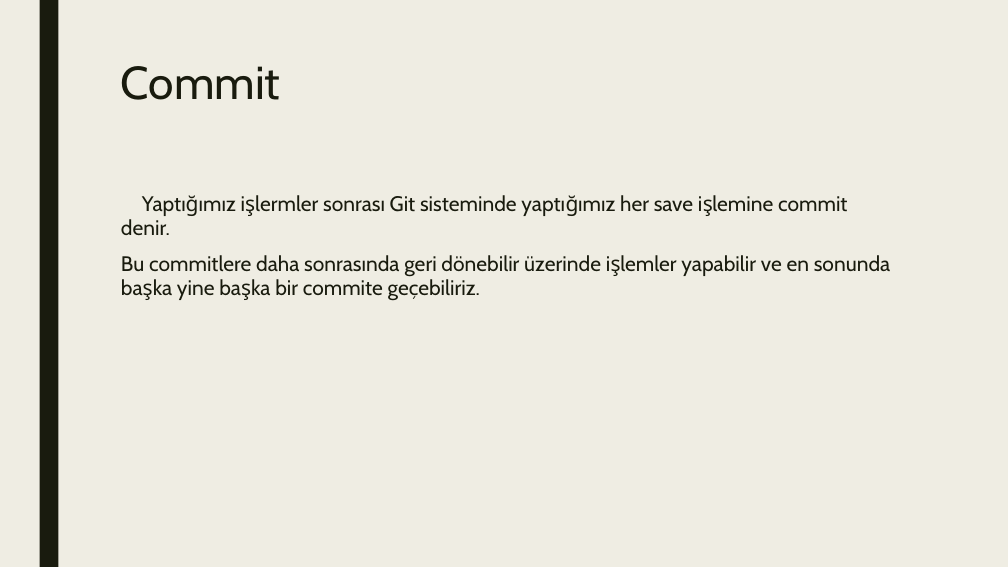
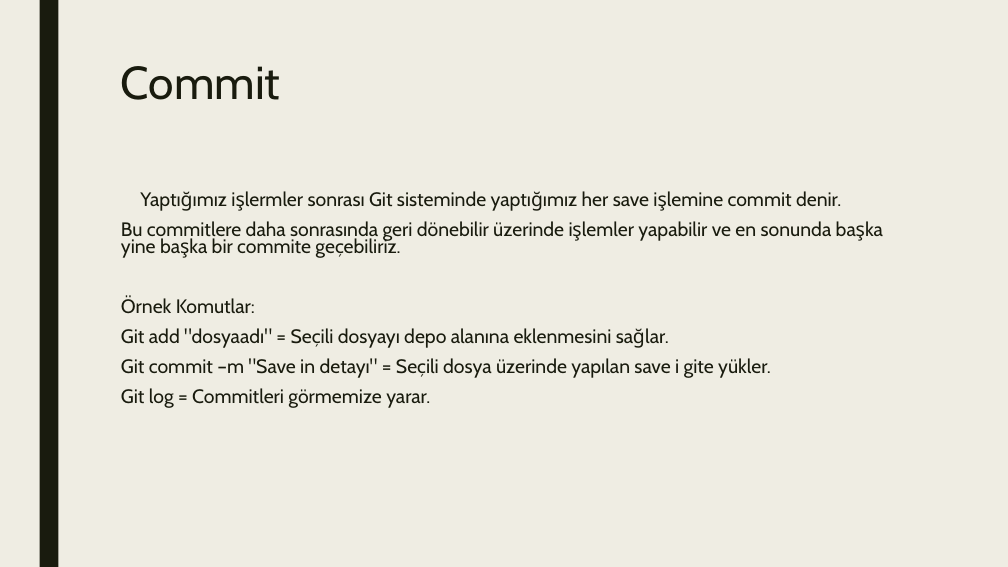
Before and after one commit to Berensr8/Git-Github, a slide deck: slide 3 of Gitsunum.pptx. Drawn at 1008x567 pixels with LibreOffice and Linux fonts; fonts in the diff are those of the drawing. Boxes give left, top, right and bottom in pixels: in the first picture for what was removed or moved away, otherwise in the second. Text is boxed around its words. In the diff, an @@ line names an element or a change of style, - is before the commit and + after.

Commit message:
Git temel ve Commit temel komutları eklendi

```diff
--- a/Gitsunum.pptx
+++ b/Gitsunum.pptx
@@ text at [121,191,841,258]: size 20 to 18.5 pt in "Yaptığımız işlermler sonrası Git sisteminde yaptığımız her ...", "Bu commitlere daha sonrasında geri dönebilir üzerinde ..."; line spacing 0.94 to 0.74 @@
@@ text at [121,297,771,408]: paragraphs added @@
+Örnek Komutlar:
+Git add "dosyaadı" = Seçili dosyayı depo alanına eklenmesini sağlar.
+Git commit –m "Save in detayı" = Seçili dosya üzerinde yapılan save i gite yükler.
+Git log = Commitleri görmemize yarar.
```
Also in this commit, not shown: 1 other slide changed, 1 slide added.
